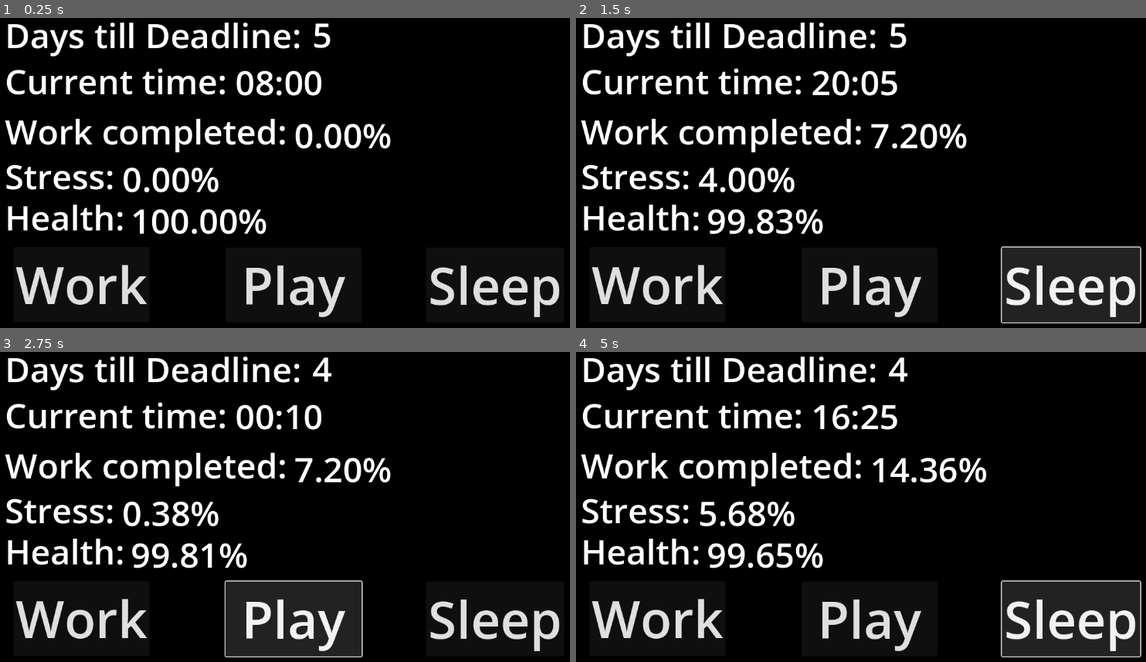
Above: before the commit, frames 1-4 (two rows, left to right).
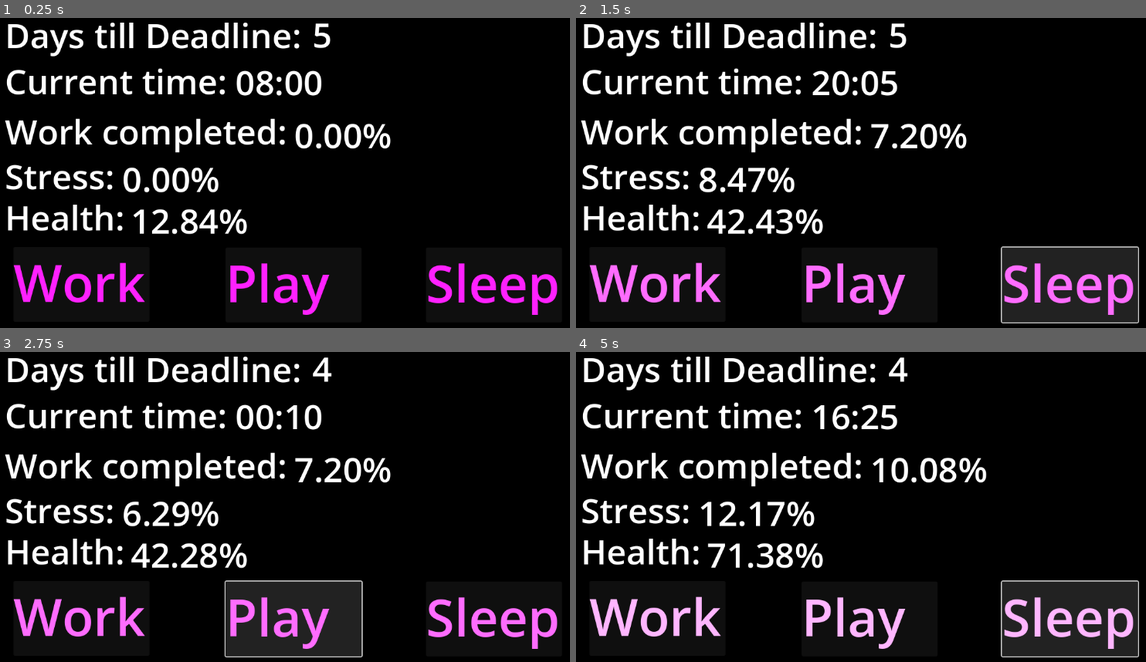
Above: after the commit, the same moments.

Repository: rschlegeTH/EPWS2526PritzkauSchlegel
Game: Godot game, scene res://main_scene.tscn
Same seed, same stepped clock (60 frames per second), same inputs: the game is played once before the commit and once after it.
Inputs:
- Up to frame 1 (0.25 s): no input
- Up to frame 2 (1.5 s): click "Work" (after the commit: "[workEffect]Work[/workEffect]") at 0.5 s; click "Sleep" (after the commit: "[sleepEffect]Sleep[/sleepEffe…") at 1.25 s
- Up to frame 3 (2.75 s): click "Play" (after the commit: "[playEffect]Play[/playEffect]") at 2 s
- Up to frame 4 (5 s): click "Play" (after the commit: "[playEffect]Play[/playEffect]") at 2.75 s; click "Work" (after the commit: "[workEffect]Work[/workEffect]") at 3.5 s; click "Sleep" (after the commit: "[sleepEffect]Sleep[/sleepEffe…") at 4.25 s

The runs differ from the first frame. In frame 1, 5.5% of the frame differs, in the area x 2-99%, y 61-97%; in frame 2, 5.7%; in frame 3, 5.5%; in frame 4, 6.6%, in the area x 2-100%, y 34-99%.

Commit message:
Effect corrected

Diff:
--- a/Development/new-game-project/main_scene.tscn
+++ b/Development/new-game-project/main_scene.tscn
@@ -1,14 +1,17 @@
-[gd_scene load_steps=14 format=3 uid="uid://dmq5qw7b8ovi1"]
+[gd_scene load_steps=17 format=3 uid="uid://dmq5qw7b8ovi1"]
 
 [ext_resource type="Script" uid="uid://5f8rgbug8fqr" path="res://scritps/days.gd" id="1_8mm7a"]
 [ext_resource type="PackedScene" uid="uid://001sx3h20shs" path="res://variablen_manager.tscn" id="1_hq1ik"]
 [ext_resource type="Script" uid="uid://d1k61c726l7qn" path="res://scritps/work_button.gd" id="2_7ycvg"]
 [ext_resource type="Script" uid="uid://cm85b04uqbmju" path="res://scritps/time.gd" id="2_hq1ik"]
 [ext_resource type="Script" uid="uid://bq1yvqe1hlial" path="res://scritps/work.gd" id="3_nfk4m"]
+[ext_resource type="Script" uid="uid://b8vwaq150pbxl" path="res://scritps/work_rich_text_label.gd" id="3_qwutr"]
 [ext_resource type="Script" uid="uid://deg6qcfxc7e1" path="res://scritps/play_button.gd" id="3_wr18j"]
 [ext_resource type="Script" uid="uid://d1bbtegsmion8" path="res://scritps/stress.gd" id="4_66tet"]
 [ext_resource type="Script" uid="uid://66broqn01w7x" path="res://scritps/sleep_button.gd" id="4_qwutr"]
 [ext_resource type="Script" uid="uid://d24isyeimle14" path="res://scritps/health.gd" id="5_7ycvg"]
+[ext_resource type="Script" uid="uid://trb6bkry4npk" path="res://scritps/play_rich_text_label.gd" id="5_qwutr"]
+[ext_resource type="Script" uid="uid://bx3oit2pd0xot" path="res://scritps/sleep_rich_text_label.gd" id="7_671wp"]
 
 [sub_resource type="Curve" id="Curve_7ycvg"]
 _data = [Vector2(0.33461538, 0.5), 0.0, 0.75144506, 0, 1, Vector2(1, 1), 0.75144506, 0.0, 1, 0]
@@ -33,6 +36,7 @@
 
 [node name="Variablen-Manager" parent="." instance=ExtResource("1_hq1ik")]
 unique_name_in_owner = true
+gesundheit = 12.844
 g_modTicksSinceSleep = SubResource("Curve_7ycvg")
 g_modStress = SubResource("Curve_wr18j")
 s_modDead = SubResource("Curve_qwutr")
@@ -49,8 +53,17 @@
 offset_right = -281.0
 offset_bottom = 272.0
 theme_override_font_sizes/font_size = 96
-text = "Work"
 script = ExtResource("2_7ycvg")
+
+[node name="WorkRichTextLabel" type="RichTextLabel" parent="Buttons/Work Button"]
+layout_mode = 0
+offset_right = 253.0
+offset_bottom = 140.0
+mouse_filter = 1
+theme_override_font_sizes/normal_font_size = 96
+bbcode_enabled = true
+text = "[workEffect]Work[/workEffect]"
+script = ExtResource("3_qwutr")
 
 [node name="Play Button" type="Button" parent="Buttons"]
 offset_left = -139.0
@@ -58,8 +71,17 @@
 offset_right = 115.0
 offset_bottom = 273.0
 theme_override_font_sizes/font_size = 96
-text = "Play"
 script = ExtResource("3_wr18j")
+
+[node name="PlayRichTextLabel" type="RichTextLabel" parent="Buttons/Play Button"]
+layout_mode = 0
+offset_right = 253.0
+offset_bottom = 140.0
+mouse_filter = 1
+theme_override_font_sizes/normal_font_size = 96
+bbcode_enabled = true
+text = "[playEffect]Play[/playEffect]"
+script = ExtResource("5_qwutr")
 
 [node name="Sleep Button" type="Button" parent="Buttons"]
 offset_left = 235.0
@@ -67,8 +89,17 @@
 offset_right = 489.0
 offset_bottom = 273.0
 theme_override_font_sizes/font_size = 96
-text = "Sleep"
 script = ExtResource("4_qwutr")
+
+[node name="SleepRichTextLabel" type="RichTextLabel" parent="Buttons/Sleep Button"]
+layout_mode = 0
+offset_right = 253.0
+offset_bottom = 140.0
+mouse_filter = 1
+theme_override_font_sizes/normal_font_size = 96
+bbcode_enabled = true
+text = "[sleepEffect]Sleep[/sleepEffect]"
+script = ExtResource("7_671wp")
 
 [node name="Lables" type="Node" parent="."]
 
--- /dev/null
+++ b/Development/new-game-project/scritps/play_rich_text_effect.gd
@@ -0,0 +1,8 @@
+@tool
+class_name PlayEffect extends RichTextEffect
+var label:RichTextLabel
+var bbcode := "playEffect"
+
+func _process_custom_fx(char_fx: CharFXTransform):
+	if(label is RichTextLabel):
+		char_fx.color.g = label.temp.gesundheit/100
--- /dev/null
+++ b/Development/new-game-project/scritps/play_rich_text_label.gd
@@ -0,0 +1,10 @@
+extends RichTextLabel
+
+
+var play_effect:PlayEffect
+@onready var temp = %"Variablen-Manager"
+# Called when the node enters the scene tree for the first time.
+func _ready() -> void:
+	play_effect = PlayEffect.new()
+	play_effect.label = self
+	install_effect(play_effect)
--- /dev/null
+++ b/Development/new-game-project/scritps/sleep_rich_text_effect.gd
@@ -0,0 +1,8 @@
+@tool
+class_name SleepEffect extends RichTextEffect
+var label:RichTextLabel
+var bbcode := "sleepEffect"
+
+func _process_custom_fx(char_fx: CharFXTransform):
+	if(label is RichTextLabel):
+		char_fx.color.g = label.temp.gesundheit/100
--- /dev/null
+++ b/Development/new-game-project/scritps/sleep_rich_text_label.gd
@@ -0,0 +1,10 @@
+extends RichTextLabel
+
+
+var sleep_effect:SleepEffect
+@onready var temp = %"Variablen-Manager"
+# Called when the node enters the scene tree for the first time.
+func _ready() -> void:
+	sleep_effect = SleepEffect.new()
+	sleep_effect.label = self
+	install_effect(sleep_effect)
--- /dev/null
+++ b/Development/new-game-project/scritps/work_rich_text_effect.gd
@@ -0,0 +1,8 @@
+@tool
+class_name WorkEffect extends RichTextEffect
+var label:RichTextLabel
+var bbcode := "workEffect"
+
+func _process_custom_fx(char_fx: CharFXTransform):
+	if(label is RichTextLabel):
+		char_fx.color.g = label.temp.gesundheit/100
--- /dev/null
+++ b/Development/new-game-project/scritps/work_rich_text_label.gd
@@ -0,0 +1,9 @@
+extends RichTextLabel
+
+var work_effect:WorkEffect
+@onready var temp = %"Variablen-Manager"
+# Called when the node enters the scene tree for the first time.
+func _ready() -> void:
+	work_effect = WorkEffect.new()
+	work_effect.label = self
+	install_effect(work_effect)
Not shown, added: Development/new-game-project/scritps/play_rich_text_effect.gd.uid
Not shown, added: Development/new-game-project/scritps/play_rich_text_label.gd.uid
Not shown, added: Development/new-game-project/scritps/sleep_rich_text_effect.gd.uid
Not shown, added: Development/new-game-project/scritps/sleep_rich_text_label.gd.uid
Not shown, added: Development/new-game-project/scritps/work_rich_text_effect.gd.uid
Not shown, added: Development/new-game-project/scritps/work_rich_text_label.gd.uid
